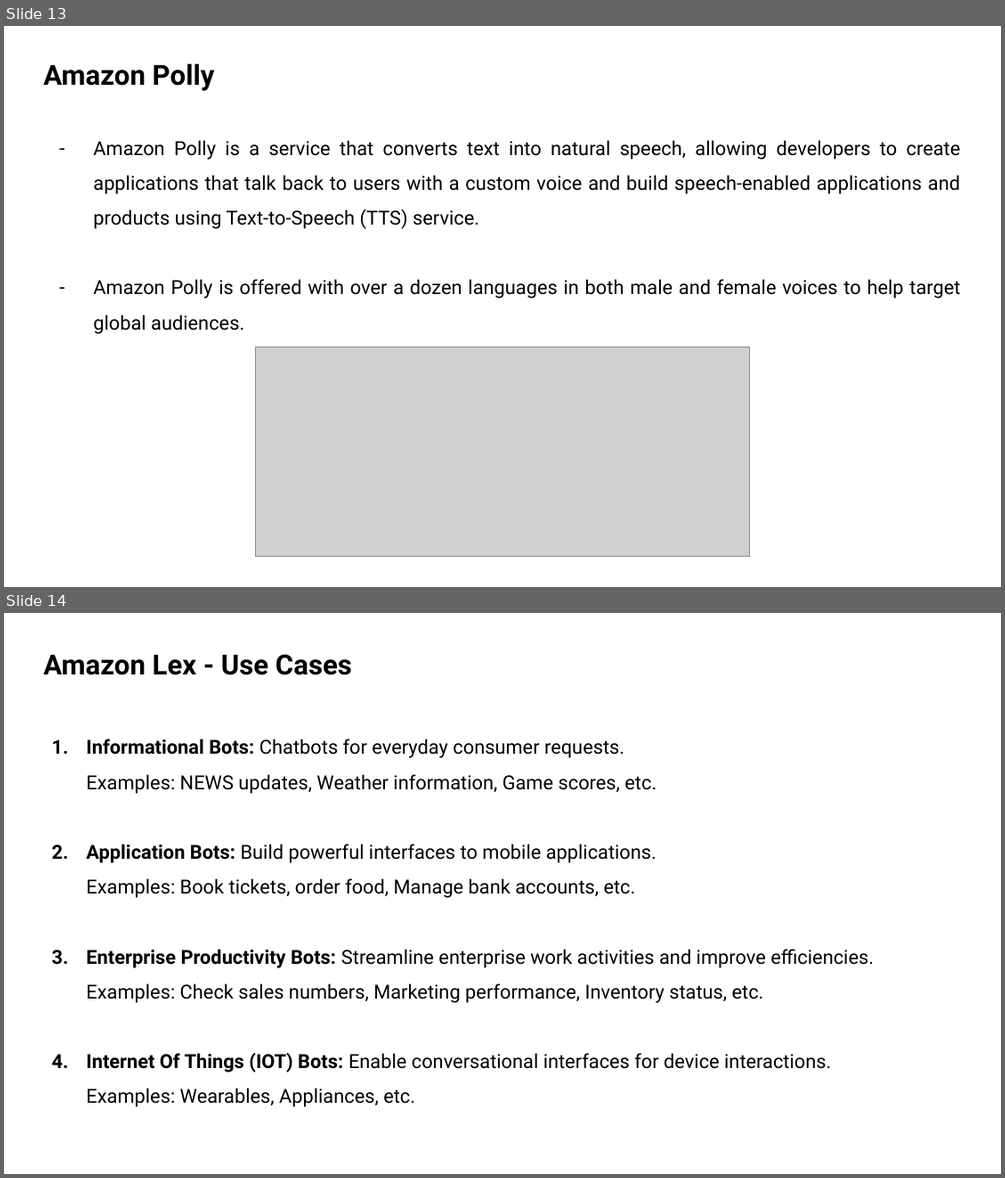
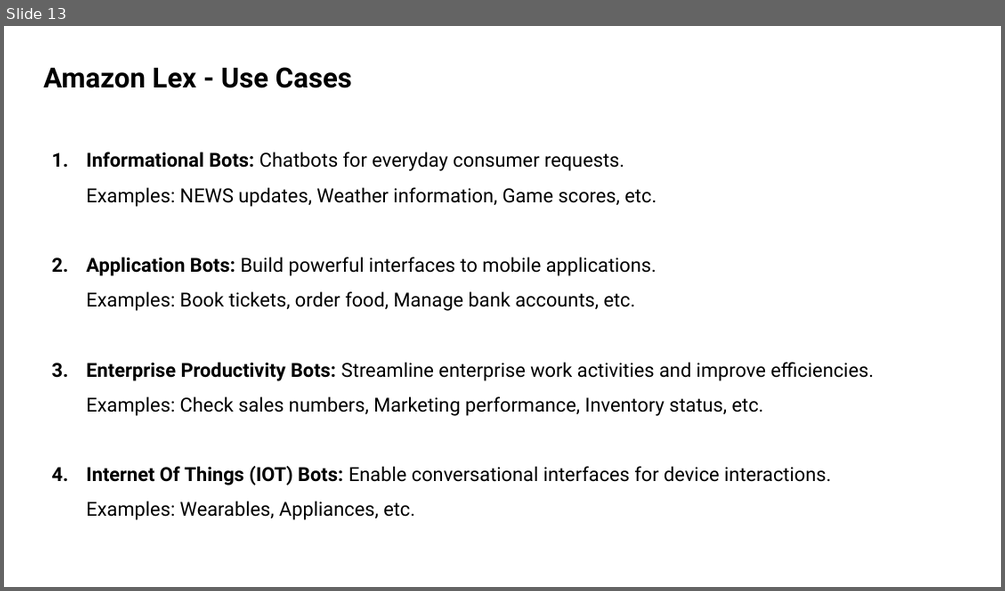
Before and after one commit to Amey-Thakur/RESEARCHGATE, a slide deck: ResearchGate/Pizza Ordering Chatbot Using Amazon Lex/PIZZA ORDERING CHATBOT USING AMAZON LEX.pptx. Shown one above the other, each under a label of ours: slides 13 and 14 before the commit, slide 13 after it. The pictures are 1005x1178 and 1005x591 pixels, drawn with LibreOffice and Linux fonts; fonts in the diff are those of the drawing; grey boxes stand for pictures. Boxes give left, top, right and bottom in pixels: in the first picture for what was removed or moved away, otherwise in the second. Text is boxed around its words. In the diff, an @@ line names an element or a change of style, - is before the commit and + after.

```diff
--- a/ResearchGate/Pizza Ordering Chatbot Using Amazon Lex/PIZZA ORDERING CHATBOT USING AMAZON LEX.pptx
+++ b/ResearchGate/Pizza Ordering Chatbot Using Amazon Lex/PIZZA ORDERING CHATBOT USING AMAZON LEX.pptx
@@ slide 13 removed at (x1=4, y1=26, x2=1001, y2=587), background #FFFFFF @@
@@ text removed at (x1=43, y1=63, x2=215, y2=91) @@
-Amazon Polly
@@ text removed at (x1=93, y1=140, x2=961, y2=334) @@
-– Amazon Polly is a service that converts text into natural speech, allowing developers to create applications that talk back to users with a custom voice and build speech-enabled applications and products using Text-to-Speech (TTS) service.
-– Amazon Polly is offered with over a dozen languages in both male and female voices to help target global audiences.
@@ picture removed at (x1=256, y1=347, x2=750, y2=556) @@
@@ what was slide 14 is now slide 13 @@
```
Also in this commit, not shown: 3 slides changed, 1 other file.
